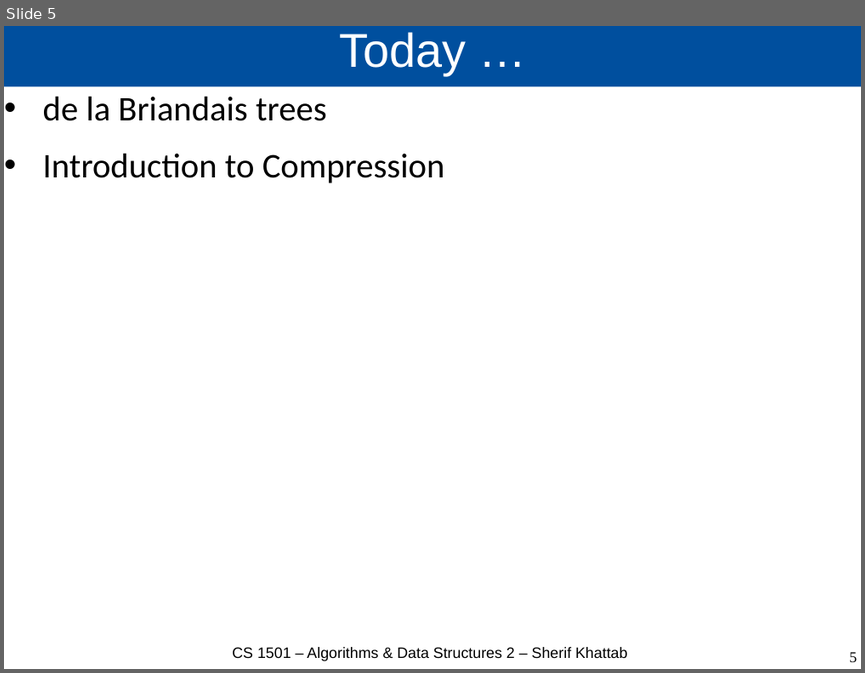
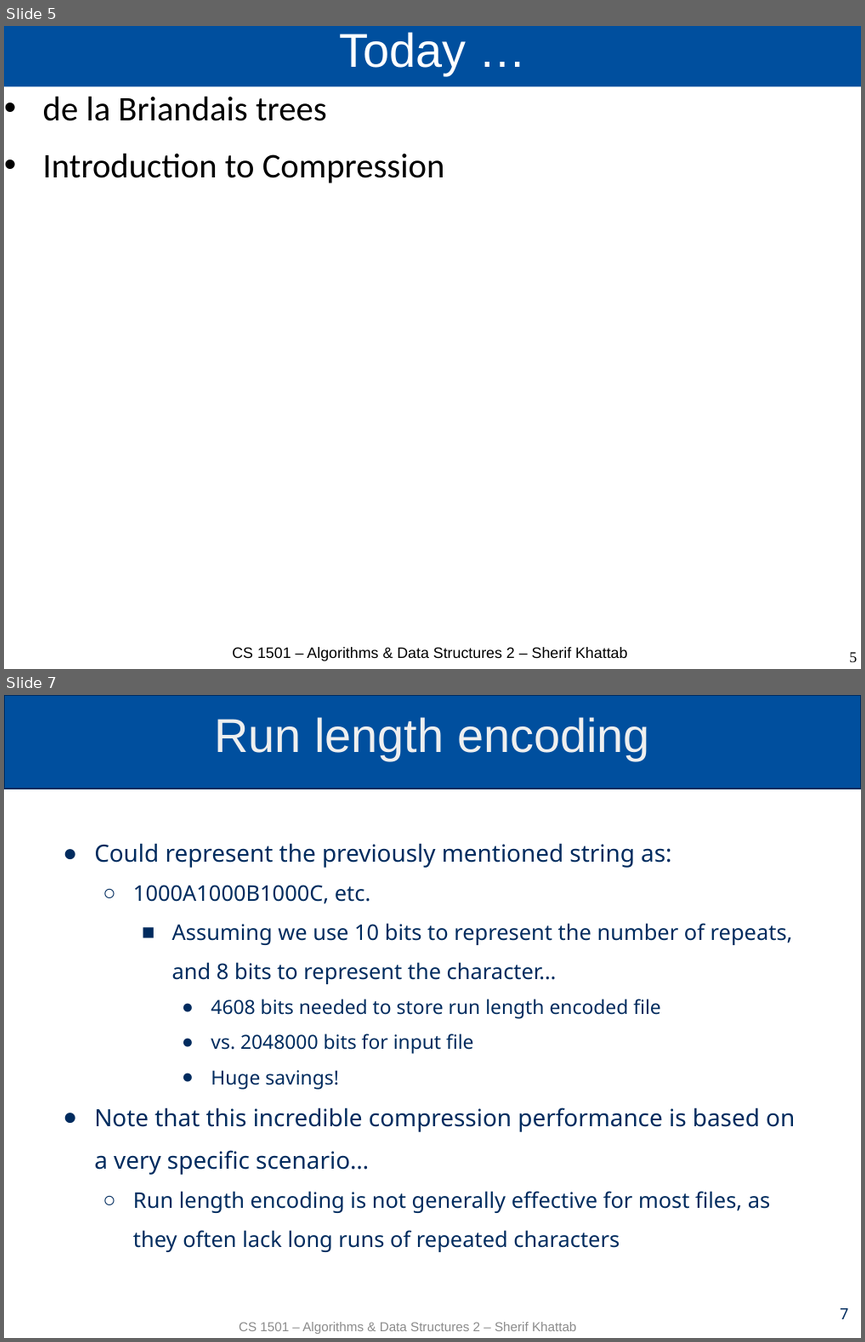
Before and after one commit to cs1501-2224/handouts, a slide deck: DraftSlides/Lecture11.pptx. Shown one above the other, each under a label of ours: slide 5 before the commit, slides 5 and 7 after it; the slides between them are not shown. The pictures are 865x673 and 865x1342 pixels, drawn with LibreOffice and Linux fonts; fonts in the diff are those of the drawing. Boxes give left, top, right and bottom in pixels: in the first picture for what was removed or moved away, otherwise in the second. Text is boxed around its words. In the diff, an @@ line names an element or a change of style, - is before the commit and + after.

```diff
--- a/DraftSlides/Lecture11.pptx
+++ b/DraftSlides/Lecture11.pptx
@@ slide 7 added at (x1=4, y1=695, x2=861, y2=1338), background #FFFFFF @@
@@ rectangle added at (x1=4, y1=695, x2=861, y2=789), fill #004F9E, outline #002B5E 1.5 pt @@
@@ title added at (x1=214, y1=717, x2=650, y2=760), 44 pt, text #EFEFEF @@
+Run length encoding
@@ text added at (x1=94, y1=843, x2=794, y2=1252), 20 pt, text #002B5E @@
+● Could represent the previously mentioned string as:
+  ○ 1000A1000B1000C, etc.
+    ■ Assuming we use 10 bits to represent the number of repeats, and 8 bits to represent the character…
+      ● 4608 bits needed to store run length encoded file
+      ● vs. 2048000 bits for input file
+      ● Huge savings!
+● Note that this incredible compression performance is based on a very specific scenario…
+  ○ Run length encoding is not generally effective for most files, as they often lack long runs of repeated characters
@@ text added at (x1=239, y1=1321, x2=576, y2=1333), 12 pt, text #8C8C8C @@
+CS 1501 – Algorithms & Data Structures 2 – Sherif Khattab
@@ page number added at (x1=840, y1=1308, x2=848, y2=1319), 14.3 pt, text #002B5E @@
+7
```
Also in this commit, not shown: 2 slides changed, 1 other slide added, 4 other files.
